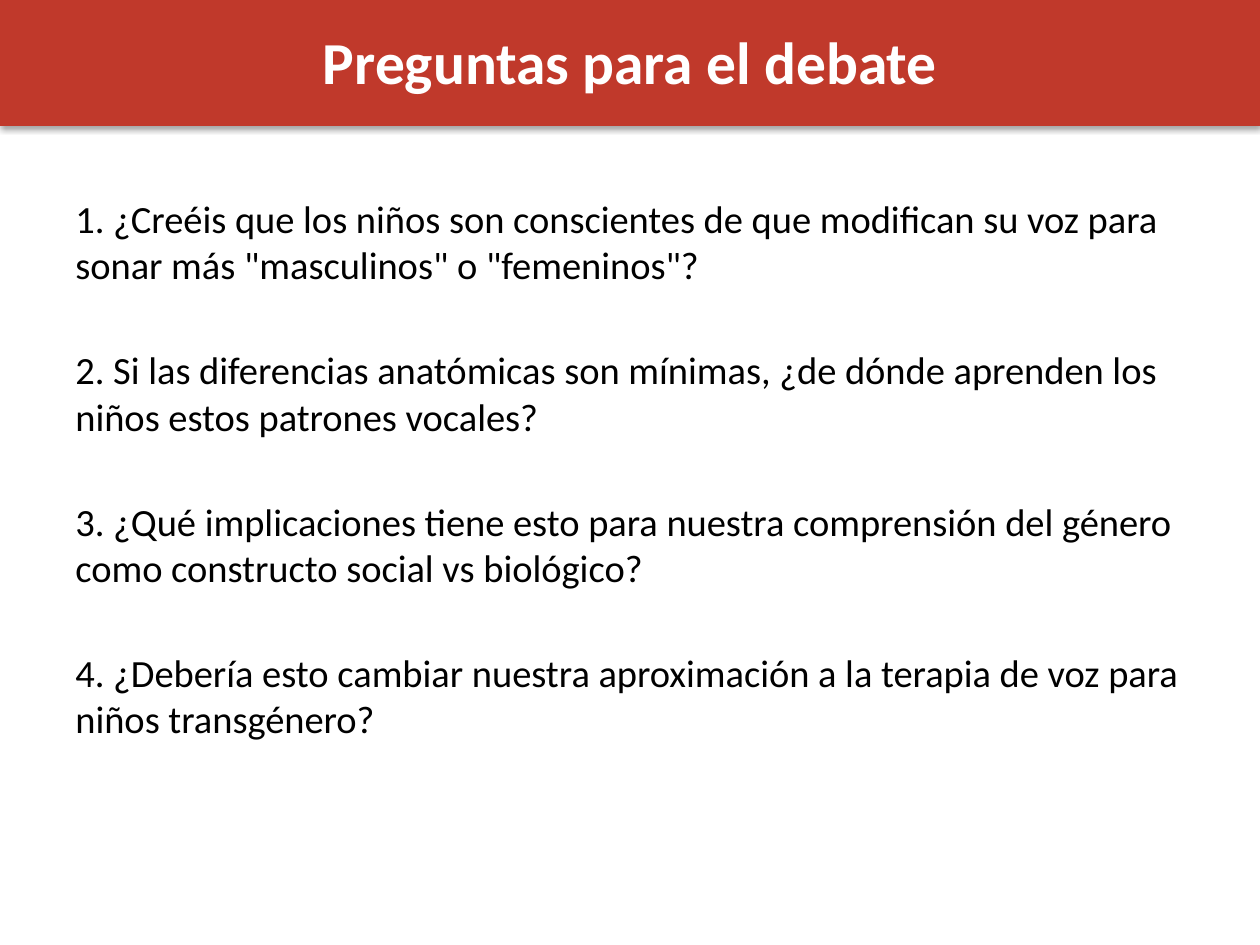
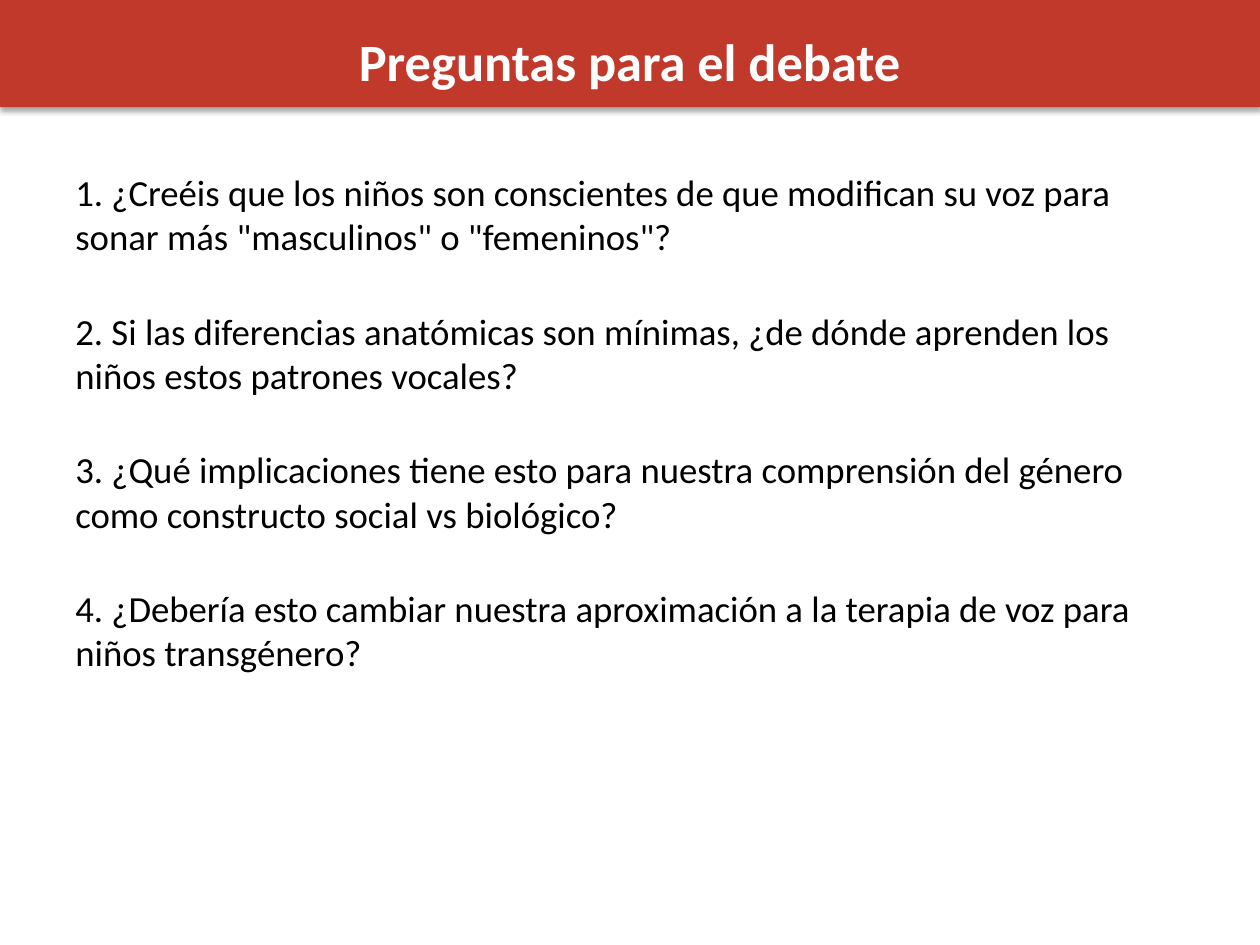
Before and after one commit to maquemmados/vozvozvoz, a slide deck: slide 20 of presentacion.pptx. Drawn at 1260x945 pixels with LibreOffice and Linux fonts; fonts in the diff are those of the drawing. Boxes give left, top, right and bottom in pixels: in the first picture for what was removed or moved away, otherwise in the second. Text is boxed around its words. In the diff, an @@ line names an element or a change of style, - is before the commit and + after.

```diff
--- a/presentacion.pptx
+++ b/presentacion.pptx
@@ rectangle: place and size @@
-rectangle at <box>0,0,1260,126</box>
+rectangle at <box>0,0,1260,107</box>
@@ text "Preguntas para el debate" at <box>359,44,900,90</box>: size 34 to 30 pt @@
@@ text "1. ¿Creéis que los niños ...": place and size @@
-text "1. ¿Creéis que los niños ..." at <box>75,206,1158,280</box>
+text "1. ¿Creéis que los niños ..." at <box>75,180,1110,251</box>
@@ text "2. Si las diferencias anatómicas ...": place and size @@
-text "2. Si las diferencias anatómicas ..." at <box>75,357,1156,438</box>
+text "2. Si las diferencias anatómicas ..." at <box>75,319,1109,395</box>
@@ text "3. ¿Qué implicaciones tiene esto ...": place and size @@
-text "3. ¿Qué implicaciones tiene esto ..." at <box>75,509,1171,589</box>
+text "3. ¿Qué implicaciones tiene esto ..." at <box>75,457,1123,535</box>
@@ size 22 to 21 pt in 4 elements at <box>75,180,1110,251</box>, <box>75,319,1109,395</box>, <box>75,457,1123,535</box>, <box>75,596,1130,673</box> @@
@@ text "4. ¿Debería esto cambiar nuestra ...": place and size @@
-text "4. ¿Debería esto cambiar nuestra ..." at <box>75,660,1178,740</box>
+text "4. ¿Debería esto cambiar nuestra ..." at <box>75,596,1130,673</box>
```
Also in this commit, not shown: 19 other slides changed, 1 other file.
